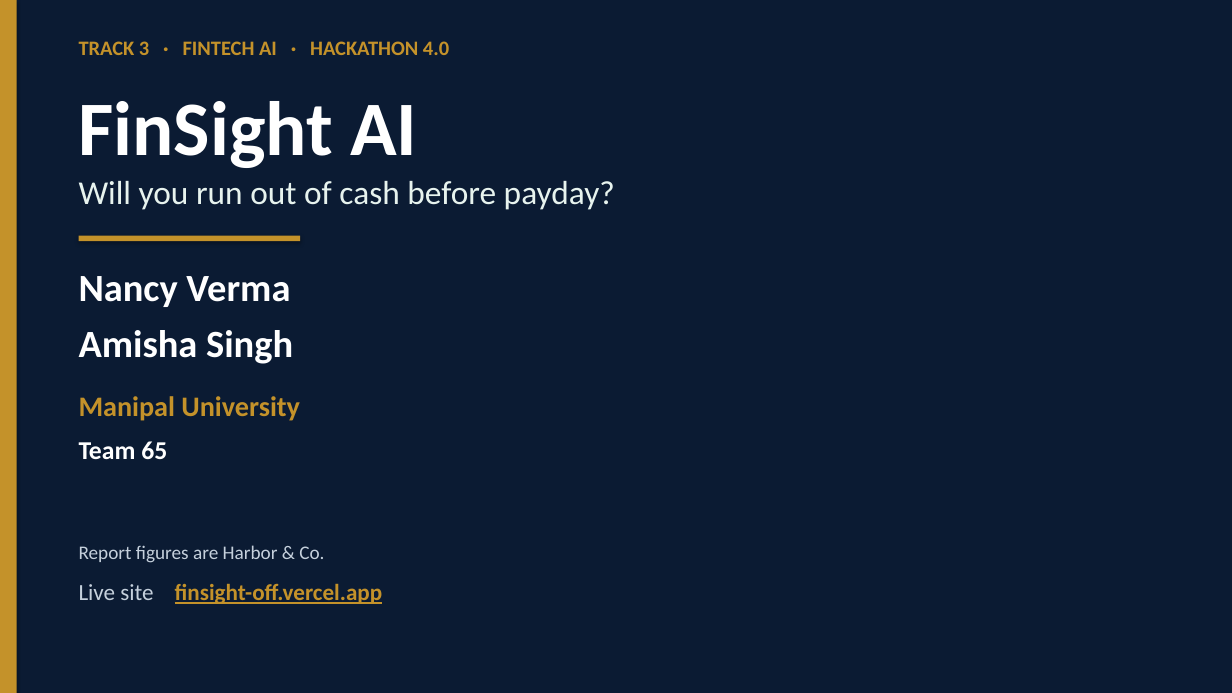
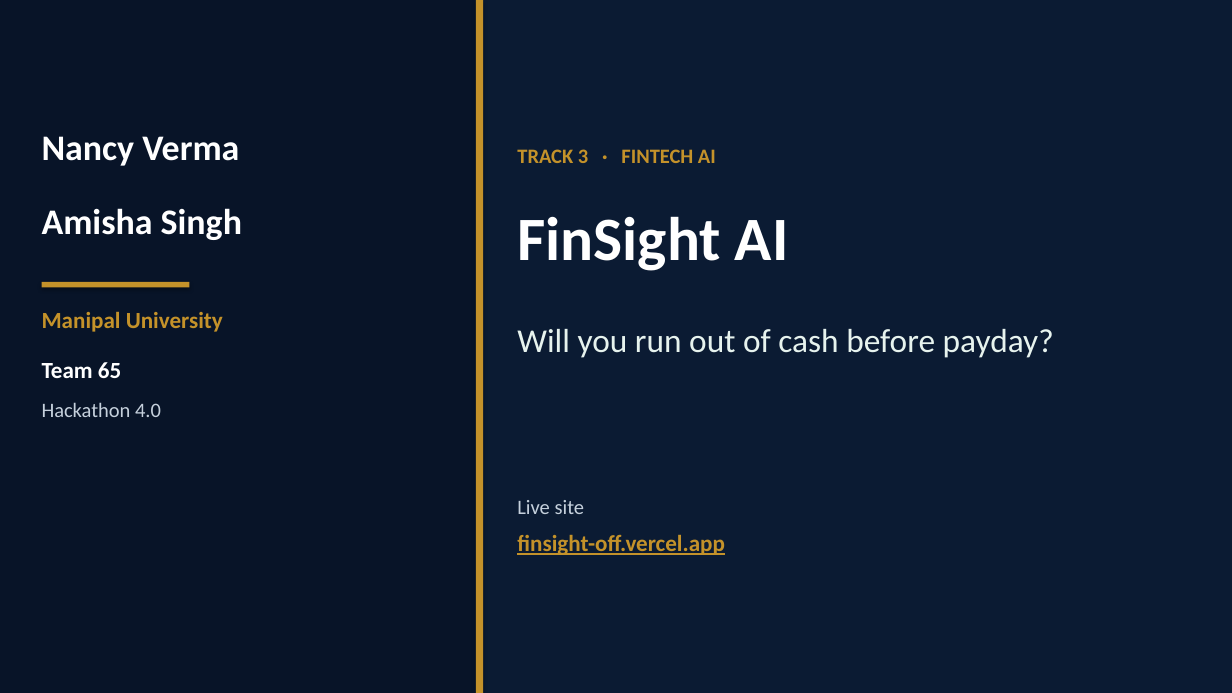
Before and after one commit to Nancy20052020/finsight_off, a slide deck: slide 1 of Team65_FinSight_Pitch.pptx. Drawn at 1232x693 pixels with LibreOffice and Linux fonts; fonts in the diff are those of the drawing. Boxes give left, top, right and bottom in pixels: in the first picture for what was removed or moved away, otherwise in the second. Text is boxed around its words. In the diff, an @@ line names an element or a change of style, - is before the commit and + after.

Commit message:
Put Nancy Verma and Amisha Singh in one left column.
The title slide and the thank-you slide now keep both names in a single column. The report presentation link downloads this deck.

```diff
--- a/Team65_FinSight_Pitch.pptx
+++ b/Team65_FinSight_Pitch.pptx
@@ rectangle: place and size @@
-rectangle at [0,0,17,693]
+rectangle at [0,0,476,693]
@@ rectangle at [0,0,476,693]: fill #C4922A to #081428 @@
@@ rectangle added at [476,0,483,693], fill #C4922A @@
@@ text "Nancy Verma": place and size @@
-text "Nancy Verma" at [79,276,290,307]
+text "Nancy Verma" at [42,136,239,166]
@@ text "Nancy Verma" at [42,136,239,166]: size 30 to 28 pt @@
@@ text at [517,149,716,163]: text changed @@
-TRACK 3 · FINTECH AI · HACKATHON 4.0
+TRACK 3 · FINTECH AI
@@ text "Amisha Singh" at [42,208,242,240]: size 30 to 28 pt @@
@@ text "Amisha Singh": place and size @@
-text "Amisha Singh" at [79,330,293,364]
+text "Amisha Singh" at [42,208,242,240]
@@ text "FinSight AI": place and size @@
-text "FinSight AI" at [79,101,417,168]
+text "FinSight AI" at [517,216,789,271]
@@ text "FinSight AI" at [517,216,789,271]: size 60 to 48 pt @@
@@ rectangle: place and size @@
-rectangle at [79,236,300,241]
+rectangle at [42,282,189,287]
@@ text "Manipal University": place and size @@
-text "Manipal University" at [79,396,300,421]
+text "Manipal University" at [42,312,223,332]
@@ text "Manipal University" at [42,312,223,332]: size 22 to 18 pt @@
@@ text "Will you run out of ...": place and size @@
-text "Will you run out of ..." at [79,181,615,210]
+text "Will you run out of ..." at [517,329,1054,358]
@@ text "Team 65": place and size @@
-text "Team 65" at [79,441,167,459]
+text "Team 65" at [42,362,121,378]
@@ text "Team 65" at [42,362,121,378]: size 20 to 18 pt @@
@@ text added at [42,402,161,417], 16 pt, text #C5D0DC @@
+Hackathon 4.0
@@ text added at [517,500,585,514], 16 pt, text #C5D0DC @@
+Live site
@@ text at [517,535,725,555]: text changed @@
-Live site finsight-off.vercel.app
+finsight-off.vercel.app
@@ text removed at [79,545,324,563] @@
-Report figures are Harbor & Co.
```
Also in this commit, not shown: 1 other slide changed, 2 other files.
